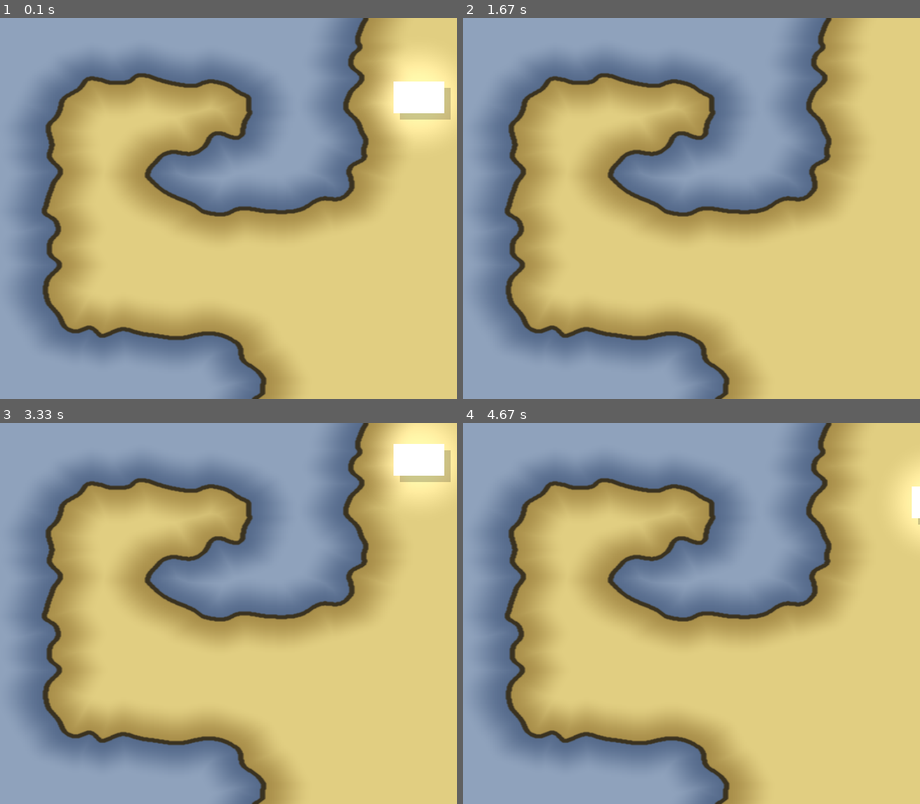
Above: before the commit, frames 1-4 (two rows, left to right).
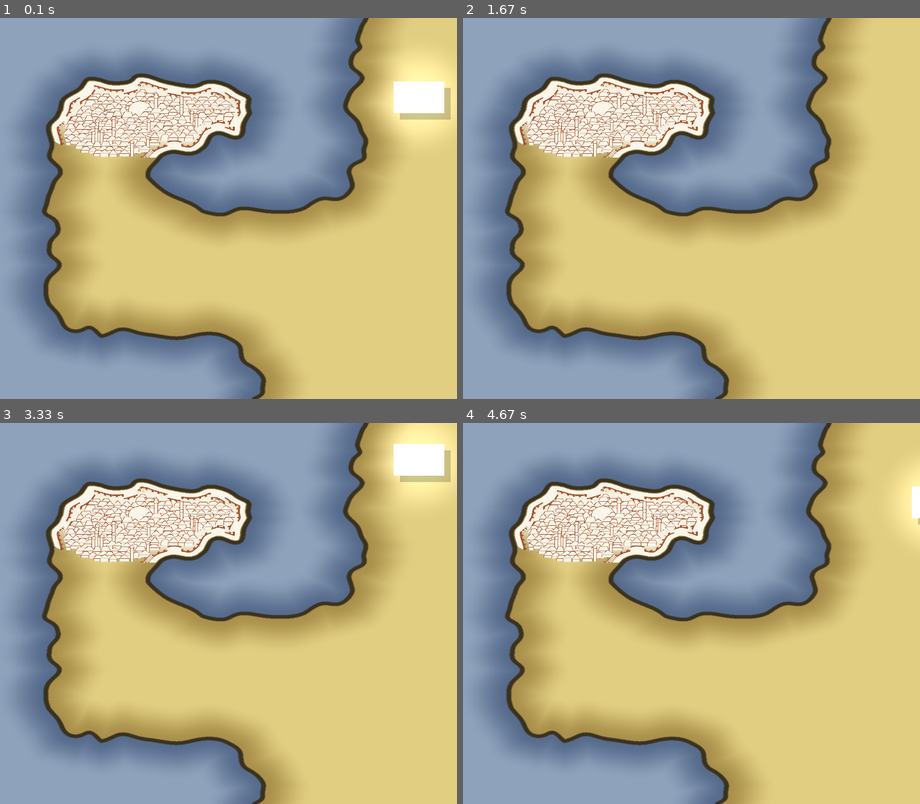
Above: after the commit, the same moments.

Repository: colorfulfool/love2dgame
Game: LÖVE game, started from main.lua
Same seed, same stepped clock (60 frames per second), same inputs: the game is played once before the commit and once after it.
Inputs:
- Up to frame 1 (0.1 s): no input
- Up to frame 2 (1.67 s): hold Right 0.33-0.8 s; hold Up 0.83-1.13 s; hold Right 1.17-1.63 s
- Up to frame 3 (3.33 s): hold Left 1.67-2.2 s; hold Down 2.23-2.53 s; hold Left 2.57-2.97 s; hold Up from 3 s (still down)
- Up to frame 4 (4.67 s): release Up at 3.37 s; hold Right 3.4-4.03 s; hold Down 4.07-4.43 s; hold Left from 4.47 s (still down)

The runs differ from the first frame. In frame 1, 7.1% of the frame differs, in the area x 9-81%, y 0-100%; in frame 2, 7.1%; in frame 3, 7.1%; in frame 4, 7.1%.

Commit message:
Draw cities as walled towns with stacked houses
City tiles (2) are rendered as a crenellated wall along the water with rows of small side-view houses packed behind it. Houses are drawn as pitched roofs and visible wall edges using only off-white fill and reddish ink, and the city ground is tinted off-white to match.

Diff:
--- a/game.lua
+++ b/game.lua
@@ -5,7 +5,7 @@
 
 local tiles = {
   { 0, 0, 0, 0, 1 },
-  { 0, 1, 1, 0, 1 },
+  { 0, 2, 2, 0, 1 },
   { 0, 1, 0, 0, 1 },
   { 0, 1, 1, 1, 1 },
   { 0, 1, 1, 1, 1 },
@@ -47,10 +47,10 @@
 -- Shoreline look, inspired by the old map in ~/Downloads/map.jpeg:
 -- water darkens toward the coast, land darkens toward the coast, and a
 -- dark line traces the shoreline itself.
-local MAP_SIZE = 512         -- resolution of the baked shoreline texture
-local SHORE_RANGE = 0.5      -- tiles: how far the dark shore shading reaches
-local OUTLINE_WIDTH = 0.03   -- tiles: half-width of the dark shoreline line
-local NOISE_STRENGTH = 0.22  -- how much the coastline wiggles
+local MAP_SIZE = 1024       -- resolution of the baked shoreline texture
+local SHORE_RANGE = 0.5     -- tiles: how far the dark shore shading reaches
+local OUTLINE_WIDTH = 0.03  -- tiles: half-width of the dark shoreline line
+local NOISE_STRENGTH = 0.22 -- how much the coastline wiggles
 local NOISE_SCALE = 1.7
 
 local DEEP_WATER = hexToColor("#8FA2BC")
@@ -59,32 +59,73 @@
 local SHORE_LAND = hexToColor("#A98F4A")
 local OUTLINE = hexToColor("#3A3220")
 
+-- The city uses just two colors, like the old map: reddish ink for every
+-- outline, and an off-white fill for roofs, walls and streets.
+local CITY_PAPER = hexToColor("#FAF6EA")
+local CITY_INK = hexToColor("#A3542E")
+
+-- City details are drawn in texture pixels, so they scale with MAP_SIZE to
+-- keep the same look on screen.
+local CITY_SCALE = MAP_SIZE / 512
+
+local WALL_WIDTH = 0.095
+local WALL_LINE_WIDTH = 0.012
+local TOWER_SPACING = 44 * CITY_SCALE
+local TOWER_WIDTH = 14 * CITY_SCALE
+local TOWER_DEPTH = 0.05
+local MERLON_SPACING = 6 * CITY_SCALE
+local MERLON_WIDTH = 2 * CITY_SCALE
+local MERLON_DEPTH = 0.022
+local BUILDING_MARGIN = 0.14
+
 local mapImage
 
-local function tileValue(row, column)
+local function rawTile(row, column)
   row = clamp(row, 1, #tiles)
   column = clamp(column, 1, #tiles[1])
   return tiles[row][column]
 end
 
+local function landValue(row, column)
+  local value = rawTile(row, column)
+
+  if value == 2 then
+    return 1
+  end
+
+  return value
+end
+
+local function cityValue(row, column)
+  return rawTile(row, column) == 2 and 1 or 0
+end
+
+local function valueAt(getValue, u, v)
+  local x = u - 0.5
+  local y = v - 0.5
+
+  local x0 = math.floor(x)
+  local y0 = math.floor(y)
+
+  local tx = x - x0
+  local ty = y - y0
+
+  local column = x0 + 1
+  local row = y0 + 1
+
+  local top = mix(getValue(row, column), getValue(row, column + 1), tx)
+  local bottom = mix(getValue(row + 1, column), getValue(row + 1, column + 1), tx)
+
+  return mix(top, bottom, ty)
+end
+
 -- 0 = water, 1 = land, smoothly interpolated between tile centers.
 local function landAt(u, v)
-  local x = u - 0.5
-  local y = v - 0.5
-
-  local x0 = math.floor(x)
-  local y0 = math.floor(y)
-
-  local tx = x - x0
-  local ty = y - y0
-
-  local column = x0 + 1
-  local row = y0 + 1
-
-  local top = mix(tileValue(row, column), tileValue(row, column + 1), tx)
-  local bottom = mix(tileValue(row + 1, column), tileValue(row + 1, column + 1), tx)
-
-  return mix(top, bottom, ty)
+  return valueAt(landValue, u, v)
+end
+
+local function cityAt(u, v)
+  return valueAt(cityValue, u, v)
 end
 
 local function fieldAt(u, v)
@@ -92,6 +133,307 @@
   return landAt(u, v) + wobble * NOISE_STRENGTH
 end
 
+local function setMaskedPixel(imageData, size, mask, x, y, color)
+  if x < 0 or x >= size or y < 0 or y >= size then
+    return
+  end
+
+  if not mask[y][x] then
+    return
+  end
+
+  imageData:setPixel(x, y, color[1], color[2], color[3], 1)
+end
+
+local function fillMaskedRect(imageData, size, mask, x, y, width, height, color)
+  for py = math.floor(y), math.floor(y + height) - 1 do
+    for px = math.floor(x), math.floor(x + width) - 1 do
+      setMaskedPixel(imageData, size, mask, px, py, color)
+    end
+  end
+end
+
+local function fillMaskedCircle(imageData, size, mask, centerX, centerY, radius, color)
+  for py = math.floor(centerY - radius), math.ceil(centerY + radius) do
+    for px = math.floor(centerX - radius), math.ceil(centerX + radius) do
+      local dx = px + 0.5 - centerX
+      local dy = py + 0.5 - centerY
+
+      if dx * dx + dy * dy <= radius * radius then
+        setMaskedPixel(imageData, size, mask, px, py, color)
+      end
+    end
+  end
+end
+
+local function drawMaskedLine(imageData, size, mask, x0, y0, x1, y1, color)
+  x0 = math.floor(x0)
+  y0 = math.floor(y0)
+  x1 = math.floor(x1)
+  y1 = math.floor(y1)
+
+  local dx = math.abs(x1 - x0)
+  local dy = -math.abs(y1 - y0)
+  local stepX = x0 < x1 and 1 or -1
+  local stepY = y0 < y1 and 1 or -1
+  local error = dx + dy
+
+  while true do
+    setMaskedPixel(imageData, size, mask, x0, y0, color)
+
+    if x0 == x1 and y0 == y1 then
+      break
+    end
+
+    local doubled = 2 * error
+
+    if doubled >= dy then
+      error = error + dy
+      x0 = x0 + stepX
+    end
+
+    if doubled <= dx then
+      error = error + dx
+      y0 = y0 + stepY
+    end
+  end
+end
+
+-- Houses are drawn the way old game maps do it: a pitched roof over a front
+-- wall, stacked in rows from the back of the city to the front so each row
+-- rises over the one behind it.
+local function fillMaskedTrapezoid(imageData, size, mask, left, right, top, bottom, topInset, color)
+  for py = math.floor(top), math.floor(bottom) do
+    local t = (py - top) / math.max(1, bottom - top)
+    local inset = topInset * (1 - t)
+
+    for px = math.floor(left + inset), math.floor(right - inset) do
+      setMaskedPixel(imageData, size, mask, px, py, color)
+    end
+  end
+end
+
+-- Just a roof and the visible sides of the house. The row in front covers
+-- the bottom, so there is no need to paint a base or a door.
+local function drawHouse(imageData, size, mask, x, baselineY, width, wallHeight, roofHeight, topInset, stroke)
+  local wallTop = baselineY - wallHeight
+  local roofTop = wallTop - roofHeight
+
+  -- Pitched roof, seen from the side.
+  fillMaskedTrapezoid(imageData, size, mask, x, x + width, roofTop, wallTop, topInset, CITY_INK)
+  fillMaskedTrapezoid(
+    imageData,
+    size,
+    mask,
+    x + stroke,
+    x + width - stroke,
+    roofTop + stroke,
+    wallTop - stroke,
+    topInset,
+    CITY_PAPER
+  )
+
+  -- Faces of the front wall: two reddish edges on off-white.
+  fillMaskedRect(imageData, size, mask, x + stroke, wallTop + stroke, width - stroke * 2, wallHeight - stroke, CITY_PAPER)
+  fillMaskedRect(imageData, size, mask, x, wallTop, stroke, wallHeight, CITY_INK)
+  fillMaskedRect(imageData, size, mask, x + width - stroke, wallTop, stroke, wallHeight, CITY_INK)
+end
+
+local function drawDomeHouse(imageData, size, mask, x, baselineY, width, wallHeight, roofRadius, stroke)
+  local wallTop = baselineY - wallHeight
+  local centerX = x + width / 2
+
+  -- Dome: the lower half is hidden behind the wall drawn next.
+  fillMaskedCircle(imageData, size, mask, centerX, wallTop, roofRadius, CITY_INK)
+  fillMaskedCircle(imageData, size, mask, centerX, wallTop, roofRadius - stroke, CITY_PAPER)
+
+  -- Little finial on top.
+  fillMaskedRect(imageData, size, mask, centerX - stroke / 2, wallTop - roofRadius - stroke * 2, stroke, stroke * 3, CITY_INK)
+
+  -- Visible sides of the front wall.
+  fillMaskedRect(imageData, size, mask, x + stroke, wallTop + stroke, width - stroke * 2, wallHeight - stroke, CITY_PAPER)
+  fillMaskedRect(imageData, size, mask, x, wallTop, stroke, wallHeight, CITY_INK)
+  fillMaskedRect(imageData, size, mask, x + width - stroke, wallTop, stroke, wallHeight, CITY_INK)
+end
+
+local function drawMinaret(imageData, size, mask, centerX, baselineY, width, height, stroke)
+  local left = centerX - width / 2
+  local top = baselineY - height
+
+  fillMaskedRect(imageData, size, mask, left - stroke, top - stroke, width + stroke * 2, height + stroke, CITY_INK)
+  fillMaskedRect(imageData, size, mask, left, top, width, height, CITY_PAPER)
+
+  -- Small cap and balcony.
+  fillMaskedRect(imageData, size, mask, left - stroke * 2, top - stroke * 3, width + stroke * 4, stroke * 2, CITY_INK)
+  fillMaskedCircle(imageData, size, mask, centerX, top - stroke * 2, width * 0.9, CITY_INK)
+  fillMaskedCircle(imageData, size, mask, centerX, top - stroke * 2, width * 0.9 - stroke, CITY_PAPER)
+end
+
+local function drawMosque(imageData, size, mask, centerX, baselineY, stroke)
+  local width = 24 * CITY_SCALE
+  local wallHeight = 9 * CITY_SCALE
+  local wallTop = baselineY - wallHeight
+  local x = centerX - width / 2
+  local domeRadius = width * 0.5
+
+  -- Big dome.
+  fillMaskedCircle(imageData, size, mask, centerX, wallTop, domeRadius, CITY_INK)
+  fillMaskedCircle(imageData, size, mask, centerX, wallTop, domeRadius - stroke, CITY_PAPER)
+  fillMaskedRect(
+    imageData,
+    size,
+    mask,
+    centerX - stroke / 2,
+    wallTop - domeRadius - stroke * 3,
+    stroke,
+    stroke * 4,
+    CITY_INK
+  )
+
+  -- Wall: only the sides are painted, the front row covers the bottom.
+  fillMaskedRect(imageData, size, mask, x, wallTop, width, wallHeight, CITY_PAPER)
+  fillMaskedRect(imageData, size, mask, x, wallTop, stroke, wallHeight, CITY_INK)
+  fillMaskedRect(imageData, size, mask, x + width - stroke, wallTop, stroke, wallHeight, CITY_INK)
+
+  -- Minaret beside it.
+  drawMinaret(
+    imageData,
+    size,
+    mask,
+    x + width + 4 * CITY_SCALE,
+    baselineY,
+    3 * CITY_SCALE,
+    26 * CITY_SCALE,
+    stroke
+  )
+end
+
+local function paintCityWall(imageData, size, isLand, cityAmount, distance, pixelsPerTile)
+  for py = 0, size - 1 do
+    for px = 0, size - 1 do
+      if isLand[py][px] and cityAmount[py][px] > 0.3 then
+        local d = distance[py][px] / pixelsPerTile
+
+        -- Which way does the wall run here? Horizontal walls repeat along x,
+        -- vertical walls repeat along y.
+        local left = distance[py][math.max(px - 1, 0)]
+        local right = distance[py][math.min(px + 1, size - 1)]
+        local up = distance[math.max(py - 1, 0)][px]
+        local down = distance[math.min(py + 1, size - 1)][px]
+
+        local gradientX = right - left
+        local gradientY = down - up
+
+        local along
+        if math.abs(gradientX) > math.abs(gradientY) then
+          along = py
+        else
+          along = px
+        end
+
+        local inTower = (along % TOWER_SPACING) < TOWER_WIDTH
+        local wallDepth = inTower and (WALL_WIDTH + TOWER_DEPTH) or WALL_WIDTH
+
+        if d > OUTLINE_WIDTH and d <= wallDepth then
+          imageData:setPixel(px, py, CITY_PAPER[1], CITY_PAPER[2], CITY_PAPER[3], 1)
+        end
+
+        -- Dark line along the city side of the wall, following tower tops too.
+        if d > wallDepth - WALL_LINE_WIDTH and d <= wallDepth + 0.004 then
+          imageData:setPixel(px, py, CITY_INK[1], CITY_INK[2], CITY_INK[3], 1)
+        end
+
+        -- Crenellations (merlons) poking out of the city side of the wall.
+        if d > wallDepth and d <= wallDepth + MERLON_DEPTH
+          and (along % MERLON_SPACING) < MERLON_WIDTH then
+          imageData:setPixel(px, py, CITY_INK[1], CITY_INK[2], CITY_INK[3], 1)
+        end
+      end
+    end
+  end
+end
+
+local function paintCityBuildings(imageData, size, isCity, canBuild, centerX, centerY)
+  local random = love.math.newRandomGenerator(2024)
+
+  local spacingX = 8.5 * CITY_SCALE
+  local rowSpacing = 5.5 * CITY_SCALE
+  local stroke = 1
+  local jitter = 2.5 * CITY_SCALE
+
+  local mosqueDrawn = false
+
+  for row = 0, math.ceil(size / rowSpacing) do
+    local offset = (row % 2) * spacingX / 2
+
+    for column = 0, math.ceil(size / spacingX) do
+      local width = (8 + random:random() * 6) * CITY_SCALE
+      local wallHeight = (3 + random:random() * 2) * CITY_SCALE
+      local roofHeight = (4 + random:random() * 3) * CITY_SCALE
+
+      local x = column * spacingX + offset + (random:random() - 0.5) * jitter
+      local baselineY = row * rowSpacing + (random:random() - 0.5) * jitter
+      local roofTop = baselineY - wallHeight - roofHeight
+      local cellX = math.floor(x + width / 2)
+      local topY = math.floor(roofTop)
+
+      local inside = cellX >= 0 and cellX < size and topY >= 0 and topY < size
+        and isCity[topY][cellX]
+        and canBuild[math.floor(baselineY)][cellX]
+
+      if inside then
+        if not mosqueDrawn and centerX and centerY
+          and math.abs(cellX - centerX) < spacingX
+          and math.abs(baselineY - centerY) < rowSpacing then
+          mosqueDrawn = true
+          drawMosque(imageData, size, canBuild, cellX, baselineY, stroke)
+        else
+          local roll = random:random()
+
+          if roll < 0.06 then
+            -- A minaret rising out of the roofs.
+            drawMinaret(
+              imageData,
+              size,
+              canBuild,
+              x + width / 2,
+              baselineY,
+              2.5 * CITY_SCALE,
+              (13 + random:random() * 6) * CITY_SCALE,
+              stroke
+            )
+          elseif roll < 0.13 then
+            drawDomeHouse(
+              imageData,
+              size,
+              canBuild,
+              x,
+              baselineY,
+              width,
+              wallHeight,
+              width * 0.42,
+              stroke
+            )
+          else
+            drawHouse(
+              imageData,
+              size,
+              canBuild,
+              x,
+              baselineY,
+              width,
+              wallHeight,
+              roofHeight,
+              width * (0.15 + random:random() * 0.35),
+              stroke
+            )
+          end
+        end
+      end
+    end
+  end
+end
+
 local function buildMapImage(size)
   local imageData = love.image.newImageData(size, size)
 
@@ -99,6 +441,9 @@
   local fieldHeight = #tiles
 
   local isLand = {}
+  local isCity = {}
+  local cityAmount = {}
+  local canBuild = {}
   local distance = {}
 
   local infinity = 1e9
@@ -106,13 +451,21 @@
   -- First pass: decide whether every pixel is land or water.
   for py = 0, size - 1 do
     isLand[py] = {}
+    isCity[py] = {}
+    cityAmount[py] = {}
+    canBuild[py] = {}
     distance[py] = {}
 
     for px = 0, size - 1 do
       local u = (px + 0.5) / size * fieldWidth
       local v = (py + 0.5) / size * fieldHeight
 
-      isLand[py][px] = fieldAt(u, v) >= 0.5
+      local land = fieldAt(u, v) >= 0.5
+      local city = cityAt(u, v)
+
+      isLand[py][px] = land
+      cityAmount[py][px] = city
+      isCity[py][px] = land and city >= 0.4
     end
   end
 
@@ -185,7 +538,20 @@
 
   local pixelsPerTile = size / fieldWidth
 
-  -- Fourth pass: paint the pixels using the distance to the shoreline.
+  -- Buildings sit behind the wall, never on it or in the water.
+  for py = 0, size - 1 do
+    for px = 0, size - 1 do
+      local distanceInTiles = distance[py][px] / pixelsPerTile
+
+      canBuild[py][px] = isLand[py][px] and distanceInTiles >= BUILDING_MARGIN
+
+      if isCity[py][px] and not canBuild[py][px] then
+        isCity[py][px] = false
+      end
+    end
+  end
+
+  -- Fourth pass: paint the terrain using the distance to the shoreline.
   for py = 0, size - 1 do
     for px = 0, size - 1 do
       local distanceInTiles = distance[py][px] / pixelsPerTile
@@ -197,6 +563,15 @@
         r = mix(SHORE_LAND[1], INLAND[1], t)
         g = mix(SHORE_LAND[2], INLAND[2], t)
         b = mix(SHORE_LAND[3], INLAND[3], t)
+
+        -- Off-white ground under the city, kept away from the shoreline.
+        local cityTint = smoothstep(0.25, 0.65, cityAmount[py][px])
+          * smoothstep(0.02, 0.12, distanceInTiles)
+          * 0.95
+
+        r = mix(r, CITY_PAPER[1], cityTint)
+        g = mix(g, CITY_PAPER[2], cityTint)
+        b = mix(b, CITY_PAPER[3], cityTint)
       else
         local t = smoothstep(0, SHORE_RANGE, distanceInTiles)
         r = mix(SHORE_WATER[1], DEEP_WATER[1], t)
@@ -212,6 +587,32 @@
       imageData:setPixel(px, py, r, g, b, 1)
     end
   end
+
+  paintCityWall(imageData, size, isLand, cityAmount, distance, pixelsPerTile)
+
+  local citySumX = 0
+  local citySumY = 0
+  local cityCount = 0
+
+  for py = 0, size - 1 do
+    for px = 0, size - 1 do
+      if isCity[py][px] then
+        citySumX = citySumX + px
+        citySumY = citySumY + py
+        cityCount = cityCount + 1
+      end
+    end
+  end
+
+  local cityCenterX = nil
+  local cityCenterY = nil
+
+  if cityCount > 0 then
+    cityCenterX = citySumX / cityCount
+    cityCenterY = citySumY / cityCount
+  end
+
+  paintCityBuildings(imageData, size, isCity, canBuild, cityCenterX, cityCenterY)
 
   return love.graphics.newImage(imageData)
 end
